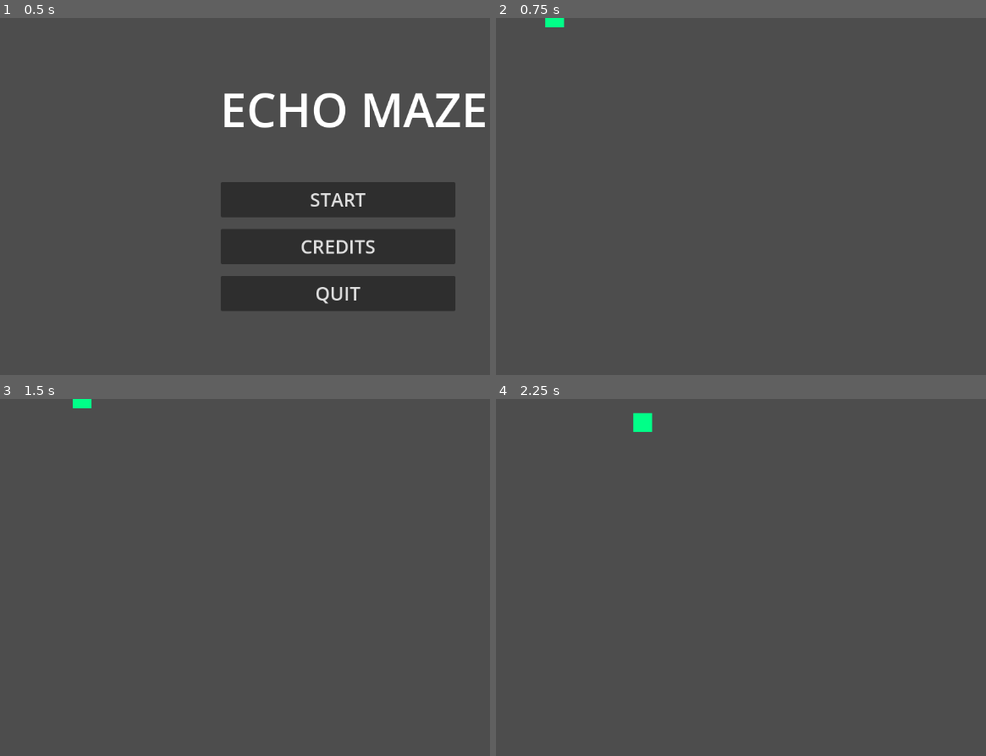
Above: before the commit, frames 1-4 (two rows, left to right).
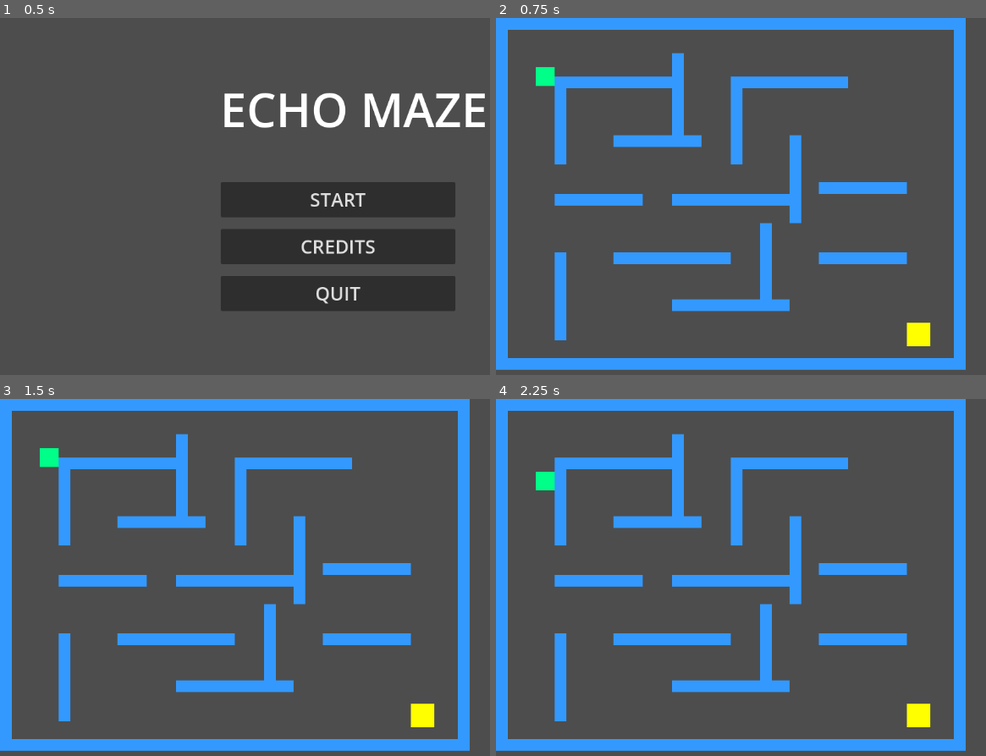
Above: after the commit, the same moments.

Repository: 850496746/EchoMaze
Game: Godot game, scene res://MainMenu.tscn
Two runs of this game, one before a commit and one after it. Both use one fixed random seed, a clock stepped at 60 frames per second and the inputs below. The project has no main scene, so this scene is started directly.
Inputs:
- Up to frame 1 (0.5 s): no input
- Up to frame 2 (0.75 s): click "START" at 0.5 s
- Up to frame 3 (1.5 s): tap Enter (ui_accept) at 1.25 s; hold Right (ui_right) from 1.28 s (still down)
- Up to frame 4 (2.25 s): tap Enter (ui_accept) at 1.52 s; release Right (ui_right) at 2.03 s; hold Down (ui_down) from 2.03 s (still down)

Frame 1 is identical in both runs. In frame 2, 21% of the frame differs, in the area x 0-96%, y 0-99%; in frame 3, 21%; in frame 4, 21%.

Commit message:
Maze/Level Design - walls and exit point added

Diff:
--- a/echo-maze/Game.tscn
+++ b/echo-maze/Game.tscn
@@ -1,9 +1,14 @@
 [gd_scene format=3 uid="uid://c134ukwbfu2ti"]
 
 [ext_resource type="Script" uid="uid://b767h7vkot47o" path="res://player.gd" id="1_wbfu4"]
+[ext_resource type="Script" uid="uid://5featvp6qbfq" path="res://maze.gd" id="2_xkndl"]
+[ext_resource type="Script" uid="uid://dfn7aiu8fte0w" path="res://exit.gd" id="3_u44n3"]
 
 [sub_resource type="CircleShape2D" id="CircleShape2D_xkndl"]
 radius = 16.0
+
+[sub_resource type="RectangleShape2D" id="RectangleShape2D_sb48q"]
+size = Vector2(40, 40)
 
 [node name="Game" type="Node2D" unique_id=557869969]
 
@@ -16,7 +21,7 @@
 color = Color(0.039215688, 0.039215688, 0.101960786, 1)
 
 [node name="Player" type="CharacterBody2D" parent="." unique_id=1594823132]
-position = Vector2(100, 0)
+position = Vector2(100, 100)
 script = ExtResource("1_wbfu4")
 
 [node name="CollisionShape2D" type="CollisionShape2D" parent="Player" unique_id=883314914]
@@ -28,3 +33,20 @@
 offset_right = 16.0
 offset_bottom = 16.0
 color = Color(0, 1, 0.53333336, 1)
+
+[node name="Maze" type="Node2D" parent="." unique_id=723984257]
+script = ExtResource("2_xkndl")
+
+[node name="Exit" type="Area2D" parent="." unique_id=1181259377]
+position = Vector2(720, 540)
+script = ExtResource("3_u44n3")
+
+[node name="CollisionShape2D" type="CollisionShape2D" parent="Exit" unique_id=1193242886]
+shape = SubResource("RectangleShape2D_sb48q")
+
+[node name="ColorRect" type="ColorRect" parent="Exit" unique_id=2095470905]
+offset_left = -20.0
+offset_top = -20.0
+offset_right = 20.0
+offset_bottom = 20.0
+color = Color(1, 1, 0, 1)
--- /dev/null
+++ b/echo-maze/exit.gd
@@ -0,0 +1,8 @@
+extends Area2D
+
+func _ready():
+	body_entered.connect(_on_body_entered)
+
+func _on_body_entered(body):
+	if body.name == "Player":
+		get_tree().change_scene_to_file("res://Win.tscn")
--- /dev/null
+++ b/echo-maze/maze.gd
@@ -0,0 +1,45 @@
+extends Node2D
+
+func _ready():
+	create_walls()
+
+func create_wall(x, y, w, h):
+	var wall = StaticBody2D.new()
+	var shape = CollisionShape2D.new()
+	var rect = RectangleShape2D.new()
+	var visual = ColorRect.new()
+
+	rect.size = Vector2(w, h)
+	shape.shape = rect
+	shape.position = Vector2(w/2, h/2)
+	visual.size = Vector2(w, h)
+	visual.color = Color(0.2, 0.6, 1.0)
+
+	wall.add_child(shape)
+	wall.add_child(visual)
+	wall.position = Vector2(x, y)
+	add_child(wall)
+
+func create_walls():
+	# Outer walls
+	create_wall(0, 0, 800, 20)      # Top
+	create_wall(0, 580, 800, 20)    # Bottom
+	create_wall(0, 0, 20, 600)      # Left
+	create_wall(780, 0, 20, 600)    # Right
+
+	# Inner maze walls
+	create_wall(100, 100, 200, 20)
+	create_wall(100, 100, 20, 150)
+	create_wall(300, 60, 20, 150)
+	create_wall(200, 200, 150, 20)
+	create_wall(400, 100, 200, 20)
+	create_wall(400, 100, 20, 150)
+	create_wall(500, 200, 20, 150)
+	create_wall(100, 300, 150, 20)
+	create_wall(300, 300, 200, 20)
+	create_wall(550, 280, 150, 20)
+	create_wall(100, 400, 20, 150)
+	create_wall(200, 400, 200, 20)
+	create_wall(450, 350, 20, 150)
+	create_wall(550, 400, 150, 20)
+	create_wall(300, 480, 200, 20)
Not shown, added: echo-maze/exit.gd.uid
Not shown, added: echo-maze/maze.gd.uid
